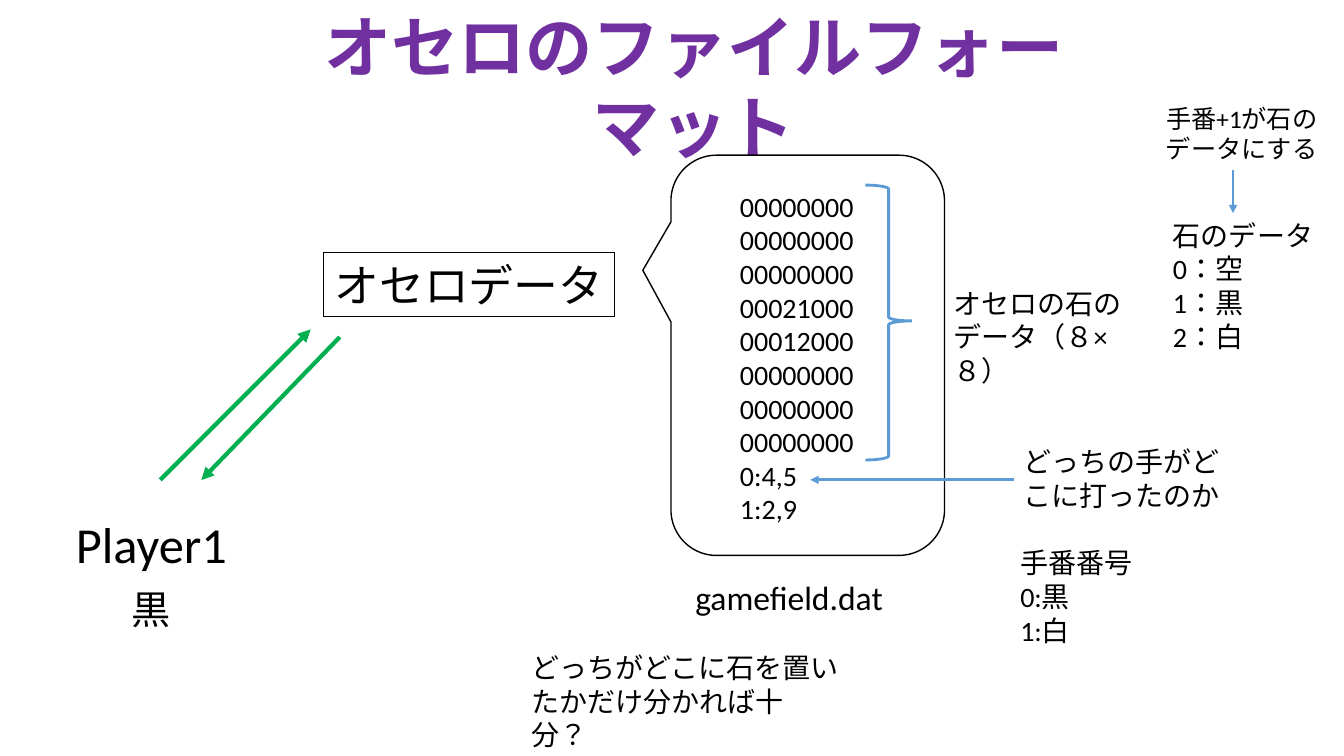
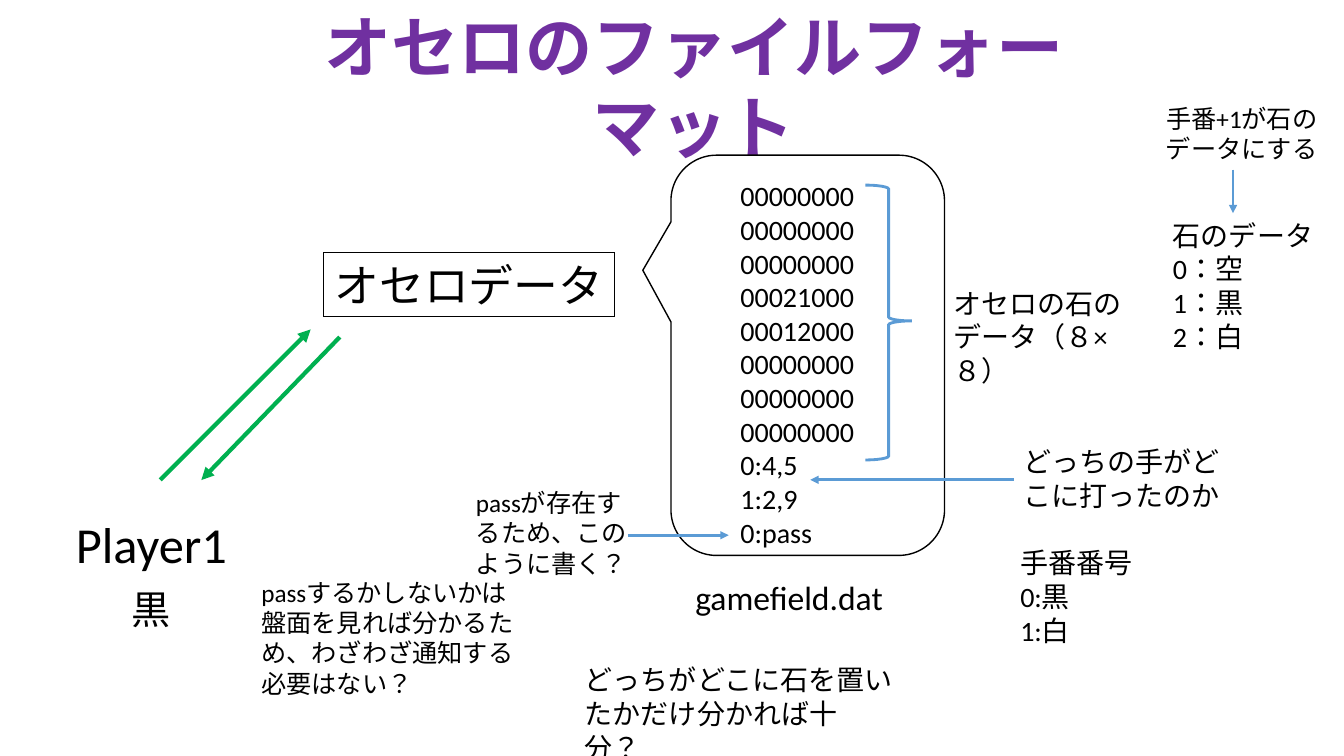
Before and after one commit to TakanoriOnuma/WebApplication, a slide deck: slide 3 of design/ゲームシステム.pptx. Drawn at 1344x756 pixels with LibreOffice and Linux fonts; fonts in the diff are those of the drawing. Boxes give left, top, right and bottom in pixels: in the first picture for what was removed or moved away, otherwise in the second. Text is boxed around its words. In the diff, an @@ line names an element or a change of style, - is before the commit and + after.

Commit message:
passの存在
ファイルでデータのやり取りをするときに、
passを明示的に記載した方がいいか悪いか。
盤面を見れば分かるような気もするが、どうしようか。

```diff
--- a/design/ゲームシステム.pptx
+++ b/design/ゲームシステム.pptx
@@ text "00000000": place and size @@
-text "00000000" at [740, 199, 854, 523]
+text "00000000" at [740, 188, 854, 548]
@@ text added at [476, 522, 627, 575], 18 pt, text #000000 @@
+passが存在するため、このように書く？
@@ arrow added from (628, 535) to (729, 535), #5B9BD5 2 pt @@
@@ text at [740, 525, 812, 548]: paragraph added @@
+0:pass
@@ text added at [261, 640, 513, 695], 18 pt, text #000000 @@
+passするかしないかは盤面を見れば分かるため、わざわざ通知する必要はない？
@@ text "どっちがどこに石を置いたかだけ分かれば十分？": place and size @@
-text "どっちがどこに石を置いたかだけ分かれば十分？" at [531, 654, 839, 715]
+text "どっちがどこに石を置いたかだけ分かれば十分？" at [585, 666, 893, 727]
```
